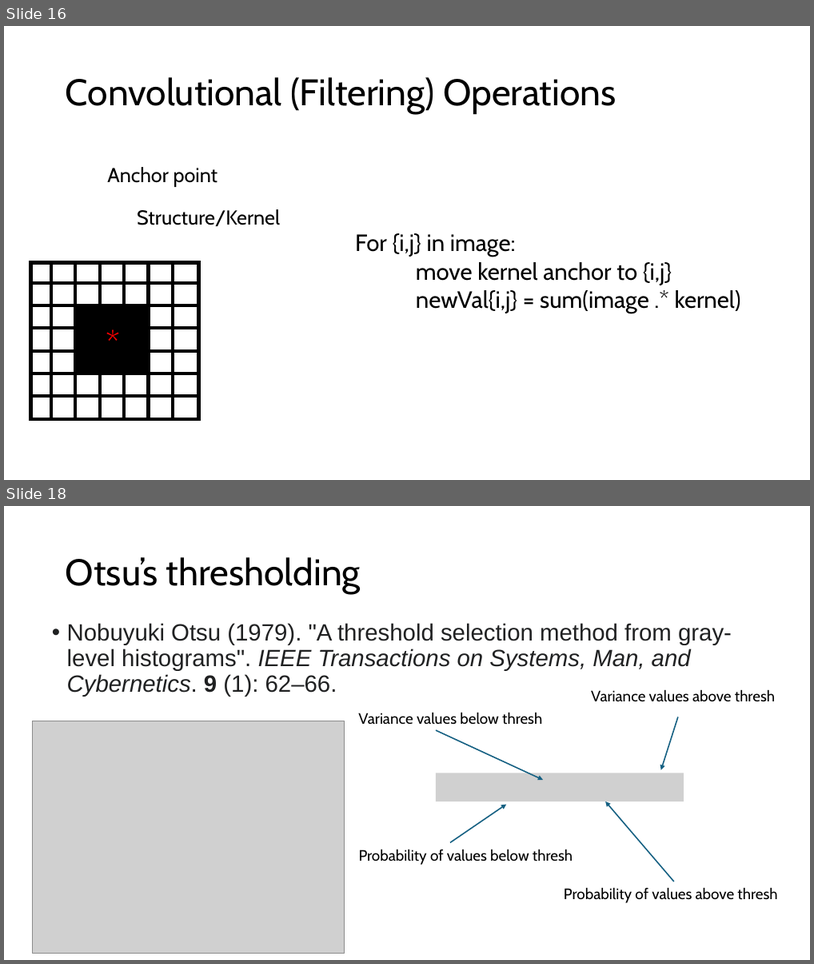
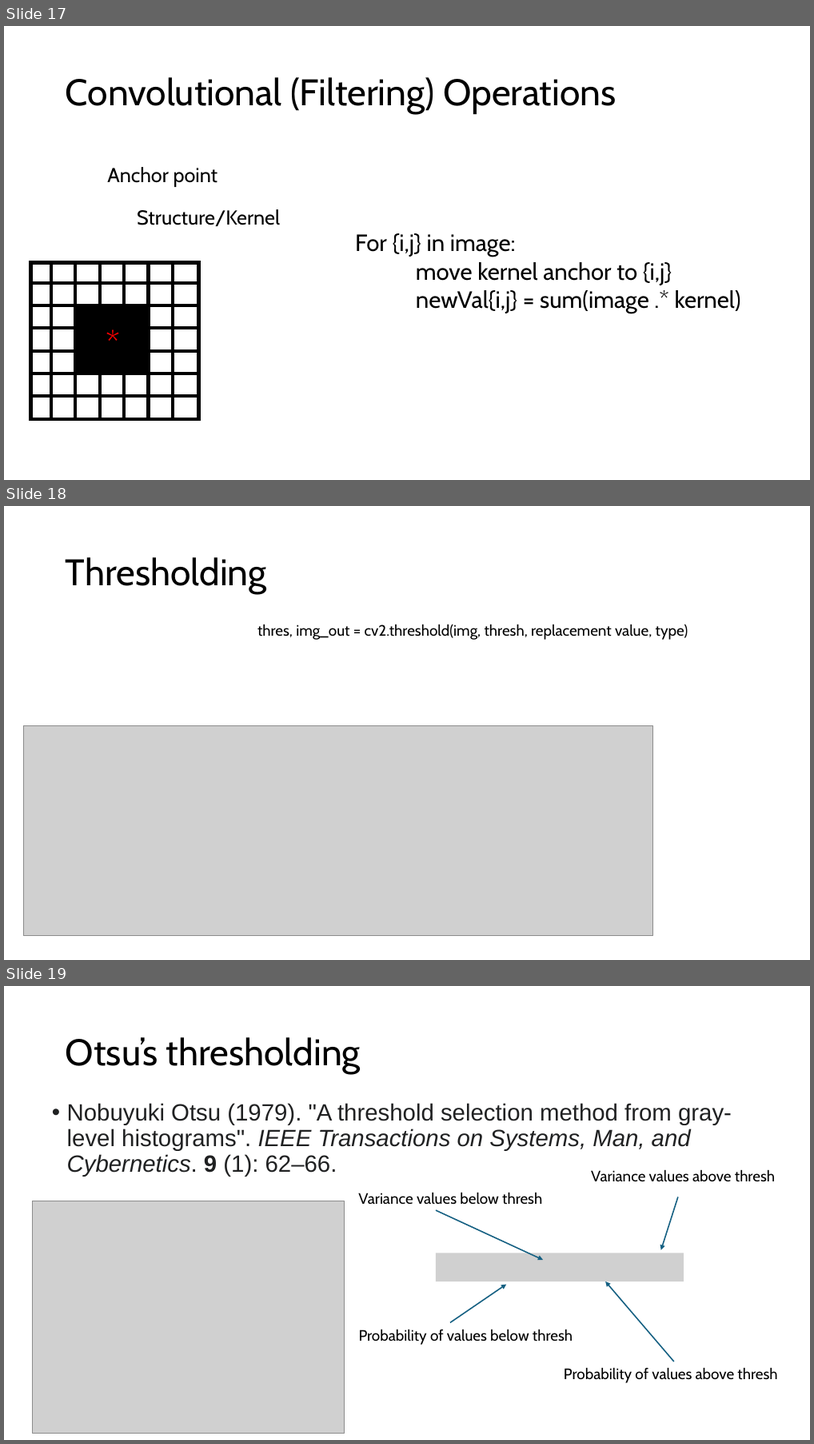
Before and after one commit to SSOE-ECE1390/LecturePowerPoints, a slide deck: ECE1390_Lecture2.pptx. Shown one above the other, each under a label of ours: slides 16 and 18 before the commit, slides 17, 18 and 19 after it; the slides between them are not shown. The pictures are 814x964 and 814x1444 pixels, drawn with LibreOffice and Linux fonts; fonts in the diff are those of the drawing; grey boxes stand for pictures. Boxes give left, top, right and bottom in pixels: in the first picture for what was removed or moved away, otherwise in the second. Text is boxed around its words. In the diff, an @@ line names an element or a change of style, - is before the commit and + after.

```diff
--- a/ECE1390_Lecture2.pptx
+++ b/ECE1390_Lecture2.pptx
@@ slide 18 added at [4,506,810,960], background #FFFFFF @@
@@ title added at [66,557,267,594], 44 pt, text #000000 @@
+Thresholding
@@ text added at [258,624,689,640], 18 pt, text #000000 @@
+thres, img_out = cv2.threshold(img, thresh, replacement value, type)
@@ picture added at [23,725,654,936] @@
@@ what was slide 16 is now slide 17 @@
@@ what was slide 18 is now slide 19 @@
```
Also in this commit, not shown: 3 slides changed, 2 other slides added, 2 slides removed, 3 other files.
